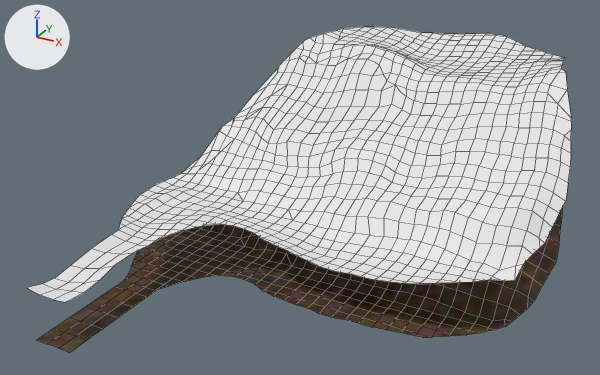
A saved change to the FBX model Assets/Models/woodland.fbx.
One viewpoint serves both versions: a 50 mm lens placed at (15.0, -35.4, 19.8), pointed at (-2.4, -3.7, 4.0). Lighting does not change. The marker at upper left points along +X, +Y and +Z. Mesh edges are drawn as thin lines.
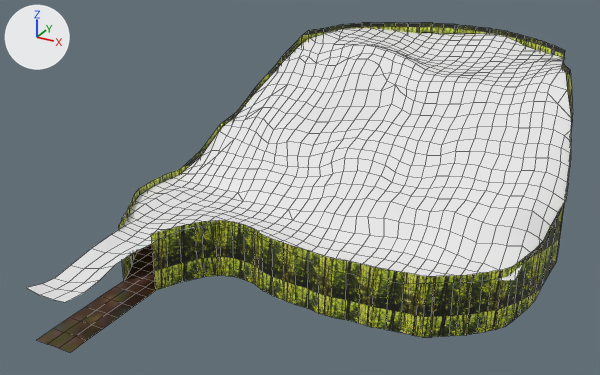
The change, as JSON lines over the scene's bpy script:
```json
{"op": "add", "block": "img_woodlandwall_png", "code": ["img_woodlandwall_png = load_image('woodlandWall.png', '../Textures/woodlandWall.png', 400, 220, 'sRGB')"]}
{"op": "add", "block": "mat_forestwall", "code": ["mat_forestwall = principled_material('forestWall')", "mat_forestwall.texture = img_woodlandwall_png", "mat_forestwall.roughness = 0.69"]}
{"block": "me_plane", "where": "# used by ob_plane; location = (0.0, 0.0, 0.0)"}
{"op": "remove", "block": "me_plane", "code": "me_plane.from_pydata(...)  # 863 vertices, 813 faces; spans x -10.6..9.3, y -15.0..10.3, z 0.0..6.3"}
{"op": "add", "block": "me_plane", "code": "me_plane.from_pydata(...)  # 976 vertices, 926 faces; spans x -10.6..9.3, y -15.0..10.3, z 0.0..9.3"}
{"block": "me_plane", "change": "me_plane part 1"}
{"block": "me_plane", "change": "1 vertex is removed from x -9.4, y -8.1, z 0.0"}
{"block": "me_plane", "change": "2 faces are deleted"}
{"block": "me_plane", "change": "69 new vertices lie (0.0, 0.0, 2.9) away from vertices in x -10.6..9.1, y -9.4..4.6, z 0.0..6.1"}
{"block": "me_plane", "change": "45 new vertices lie (0.0, 0.0, 3.0) away from vertices in x -9.6..9.3, y -1.6..10.3, z 0.8..6.3"}
{"block": "me_plane", "change": "111 new faces join them, mat_forestwall (picture img_woodlandwall_png)"}
{"block": "me_plane", "change": "4 new faces join them, mat_lowersoil (picture img_soil_png)"}
{"block": "me_plane", "change": "me_plane part 2: 811 kept faces spanning x -10.6..9.3, y -15.0..10.3, z 0.0..6.3 get new texture (UV) coordinates"}
{"op": "add", "block": "me_plane", "code": "me_plane.materials.append(mat_forestwall)  # picture img_woodlandwall_png"}
```

Boxes (x1, y1, x2, y2) around the edits, measured in the pictures (600 x 375 px):
```json
{"object": "Plane", "change": "reshaped", "before": [37, 209, 562, 353], "after": [37, 23, 573, 353]}
{"part": 1, "of": "me_plane", "change": "built on", "after": [119, 23, 573, 337], "on screen": "yellow"}
{"part": 2, "of": "me_plane", "change": "surface changed", "before": [37, 209, 562, 349], "after": [37, 244, 156, 349]}
```
